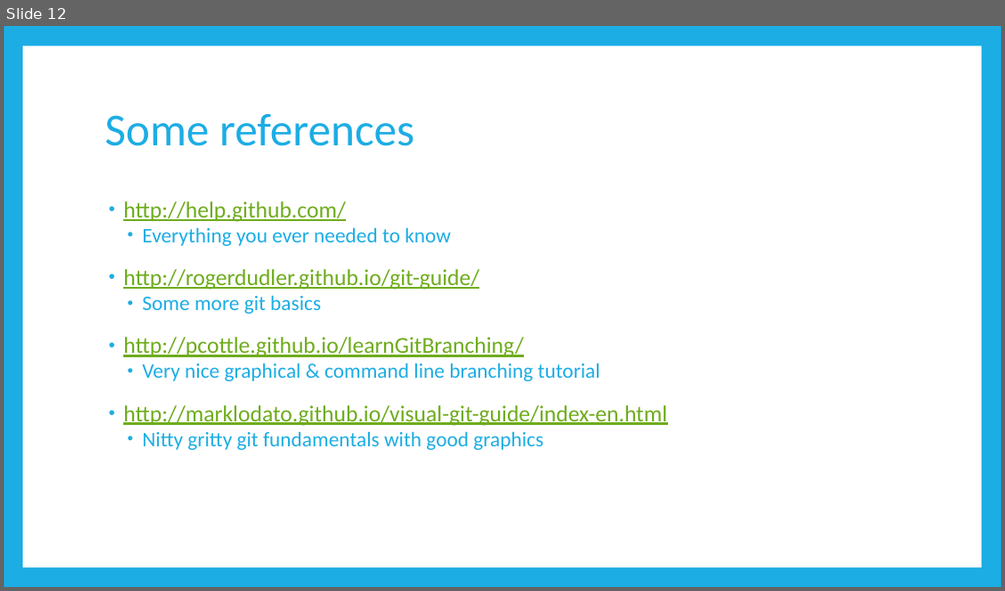
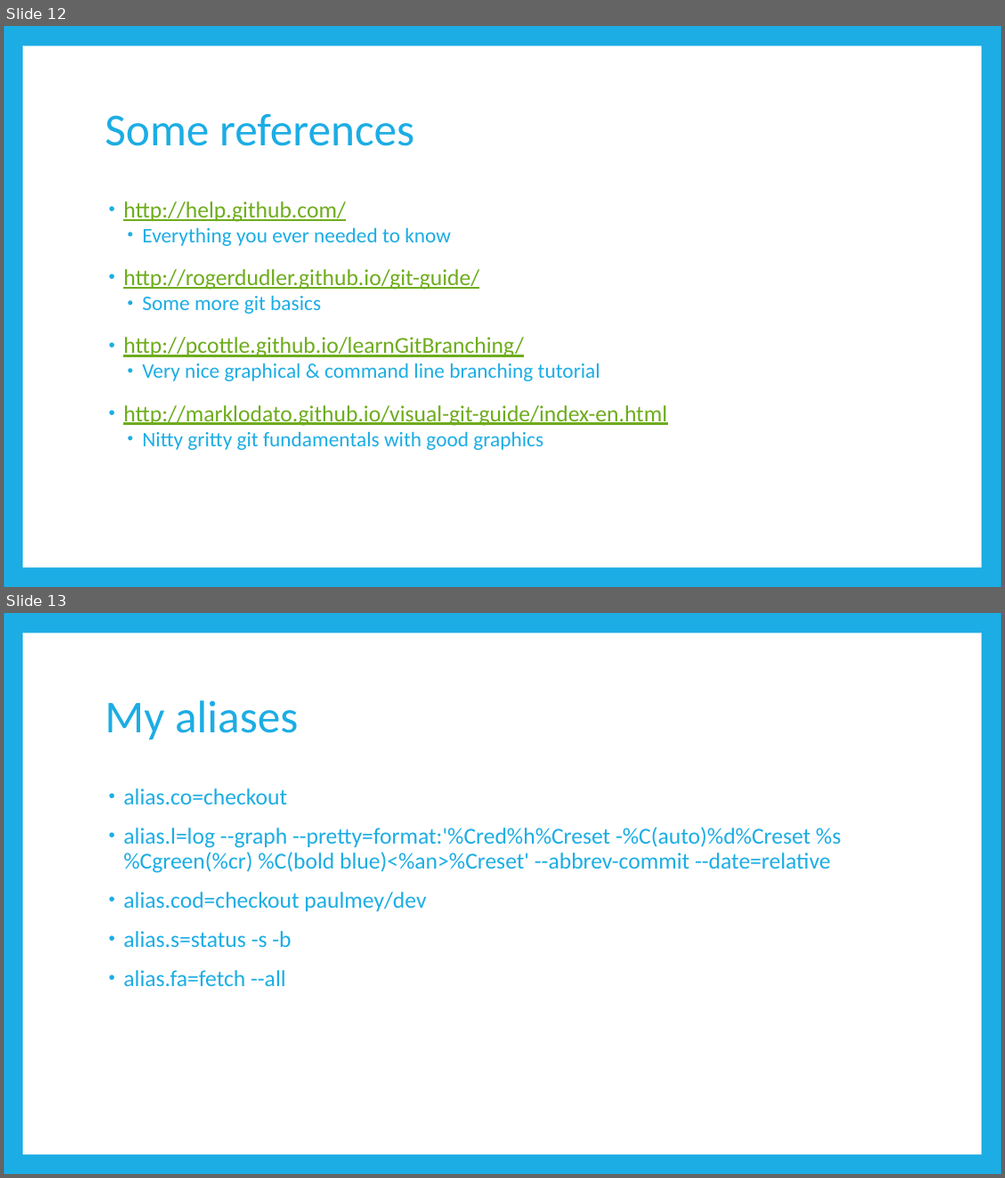
Before and after one commit to paulmey/learngit, a slide deck: Github.pptx. Shown one above the other, each under a label of ours: slide 12 before the commit, slides 12 and 13 after it. The pictures are 1005x591 and 1005x1178 pixels, drawn with LibreOffice and Linux fonts; fonts in the diff are those of the drawing. Boxes give left, top, right and bottom in pixels: in the first picture for what was removed or moved away, otherwise in the second. Text is boxed around its words. In the diff, an @@ line names an element or a change of style, - is before the commit and + after.

```diff
--- a/Github.pptx
+++ b/Github.pptx
@@ slide 13 added at (4, 613, 1001, 1174), background #1CADE4; not listed: 1 template element that a slide beside it also shows @@
@@ title added at (105, 700, 298, 740), 44 pt, text #1CADE4 @@
+My aliases
@@ text added at (123, 788, 841, 986), 22 pt, text #1CADE4 @@
+• alias.co=checkout
+• alias.l=log --graph --pretty=format:'%Cred%h%Creset -%C(auto)%d%Creset %s %Cgreen(%cr) %C(bold blue)<%an>%Creset' --abbrev-commit --date=relative
+• alias.cod=checkout paulmey/dev
+• alias.s=status -s -b
+• alias.fa=fetch --all
```
